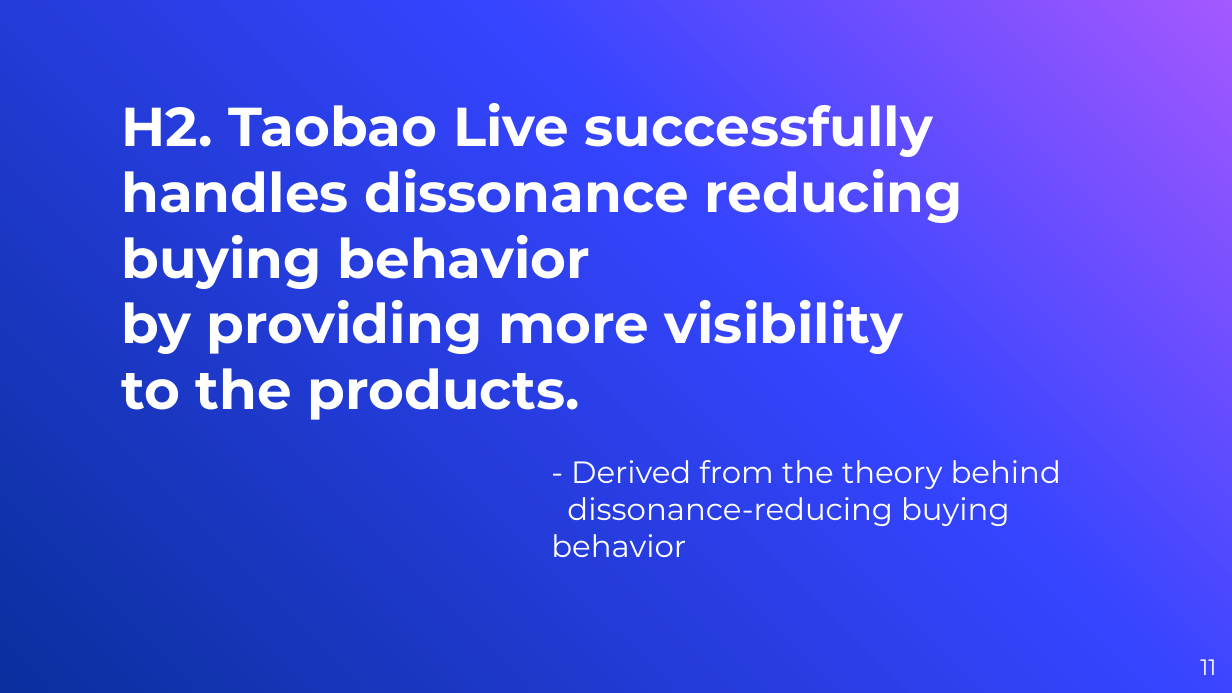
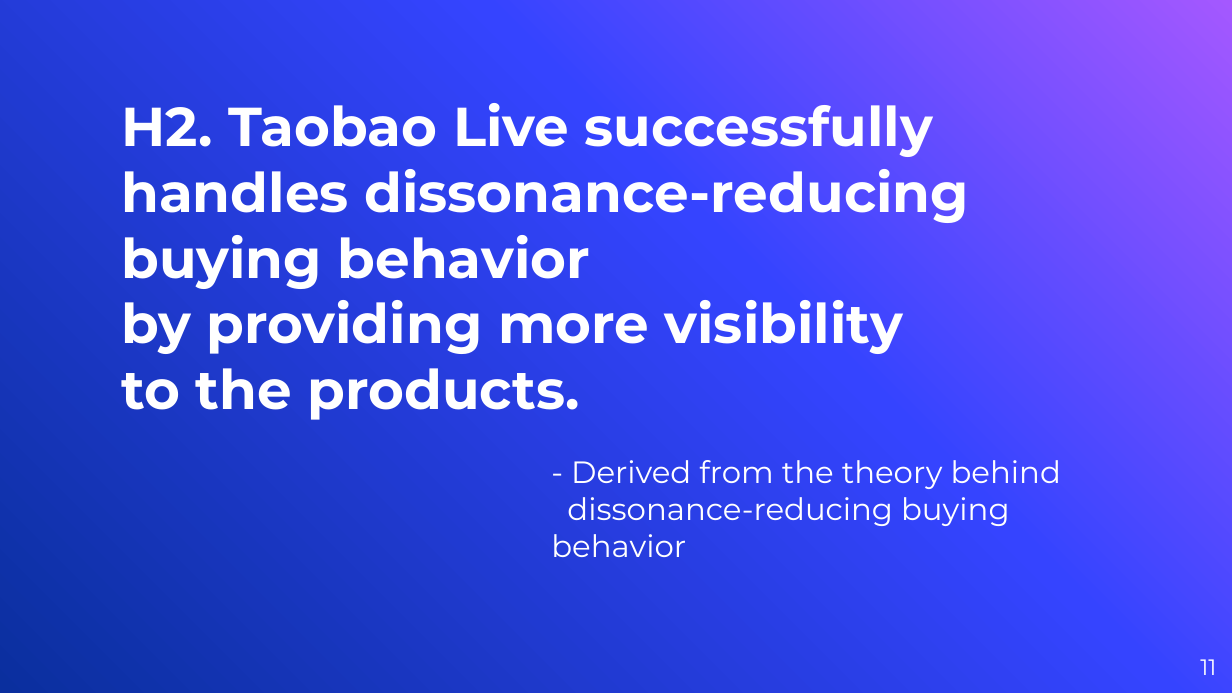
Before and after one commit to vyacheslav-polyakov/thesis, a slide deck: slide 11 of !Defense Slides.pptx. Drawn at 1232x693 pixels with LibreOffice and Linux fonts; fonts in the diff are those of the drawing; background and template pictures are left out. Boxes give left, top, right and bottom in pixels: in the first picture for what was removed or moved away, otherwise in the second. Text is boxed around its words. In the diff, an @@ line names an element or a change of style, - is before the commit and + after.

```diff
--- a/!Defense Slides.pptx
+++ b/!Defense Slides.pptx
@@ title at box(121, 103, 969, 420): text changed @@
-H2. Taobao Live successfully handles dissonance reducing buying behavior
-by providing more visibility
-to the products.
+H2. Taobao Live successfully handles dissonance-reducing buying behavior
+by providing more visibility
+to the products.
```
Also in this commit, not shown: 16 other slides changed, 7 slides added, 1 slide removed, 14 other files.
